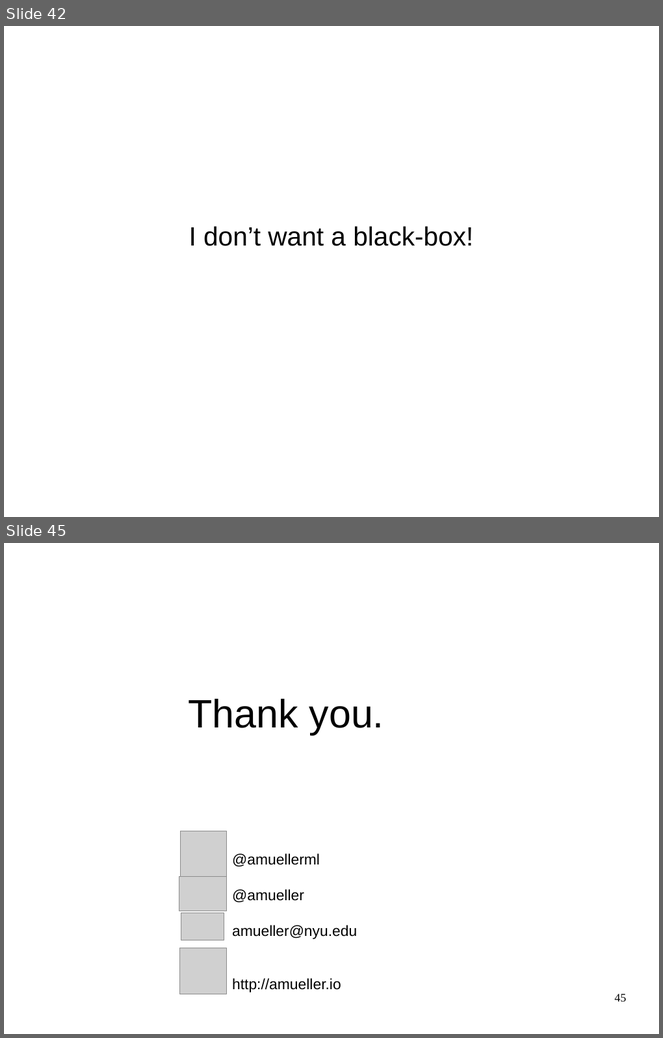
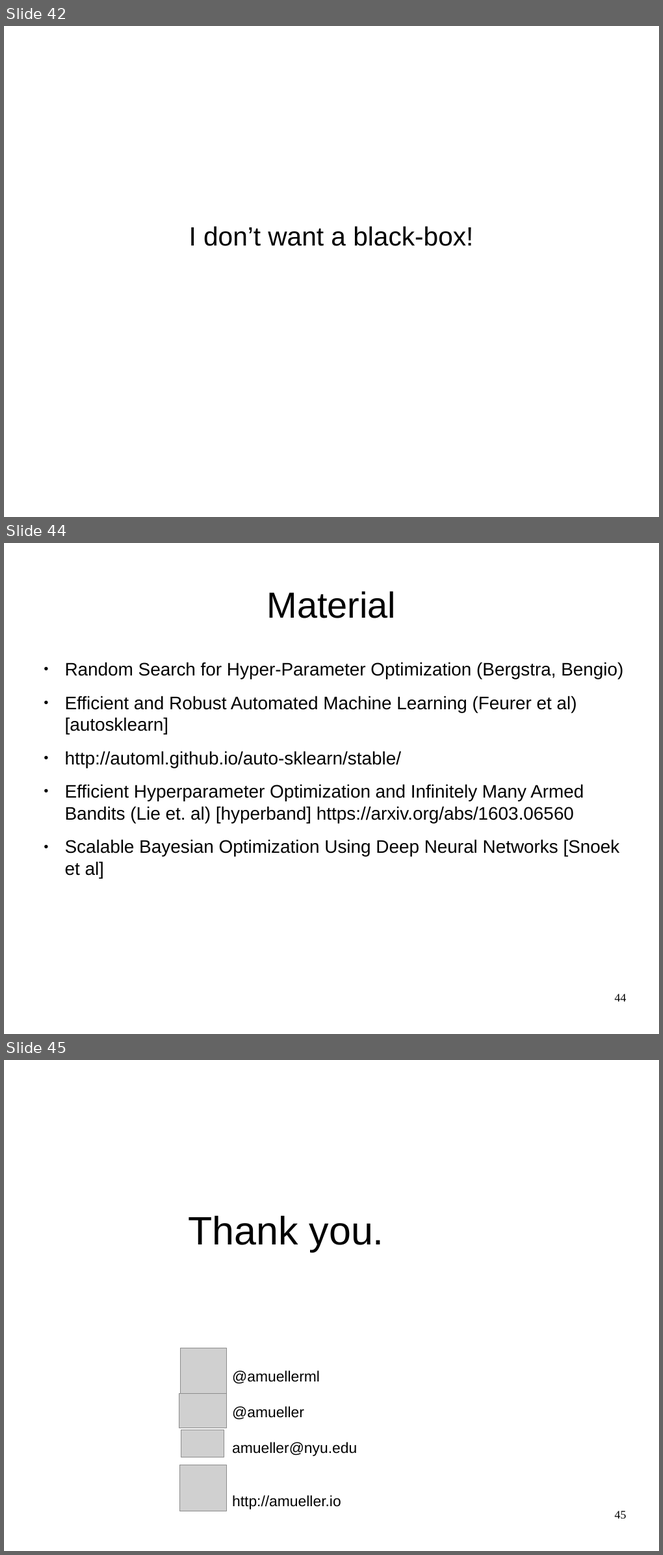
Before and after one commit to amueller/talks_odt, a slide deck: automating_machine_learning_scipy2016.odp. Shown one above the other, each under a label of ours: slides 42 and 45 before the commit, slides 42, 44 and 45 after it; the slides between them are not shown. The pictures are 663x1038 and 663x1555 pixels, drawn with LibreOffice and Linux fonts; fonts in the diff are those of the drawing; grey boxes stand for pictures. Boxes give left, top, right and bottom in pixels: in the first picture for what was removed or moved away, otherwise in the second. Text is boxed around its words. In the diff, an @@ line names an element or a change of style, - is before the commit and + after.

Commit message:
final automating machine learning scipy (some stuff got deleted wtf?) and add pdf

```diff
--- a/automating_machine_learning_scipy2016.odp
+++ b/automating_machine_learning_scipy2016.odp
@@ slide 44 added at (x1=4, y1=543, x2=659, y2=1034), background #FFFFFF @@
@@ title added at (x1=267, y1=591, x2=396, y2=618), 44 pt, text #000000 @@
+Material
@@ text added at (x1=65, y1=662, x2=623, y2=878), 22 pt, text #000000 @@
+● Random Search for Hyper-Parameter Optimization (Bergstra, Bengio)
+● Efficient and Robust Automated Machine Learning (Feurer et al) [autosklearn]
+● http://automl.github.io/auto-sklearn/stable/
+● Efficient Hyperparameter Optimization and Infinitely Many Armed Bandits (Lie et. al) [hyperband] https://arxiv.org/abs/1603.06560
+● Scalable Bayesian Optimization Using Deep Neural Networks [Snoek et al]
@@ page number added at (x1=615, y1=994, x2=627, y2=1002), 14 pt, text #000000 @@
+44
```
Also in this commit, not shown: 11 slides changed, 1 other slide added, 2 slides removed, 1 other file.
